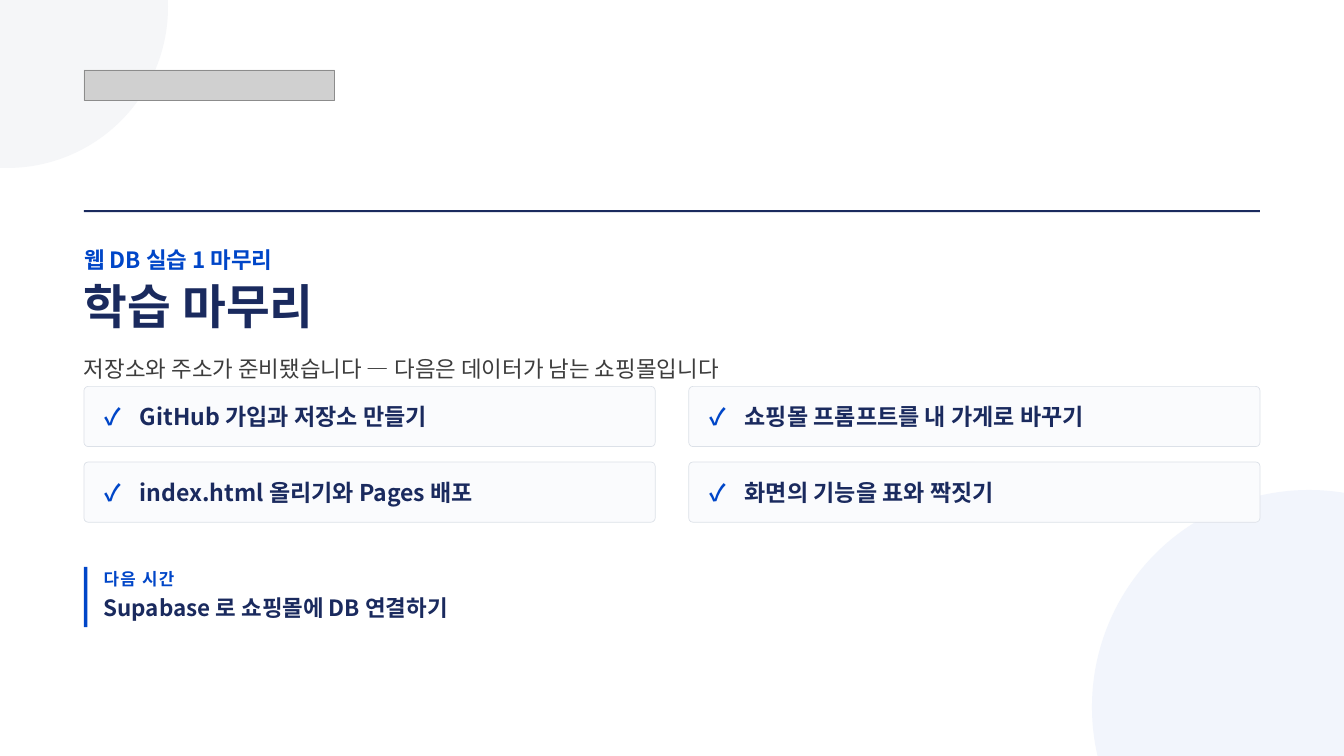
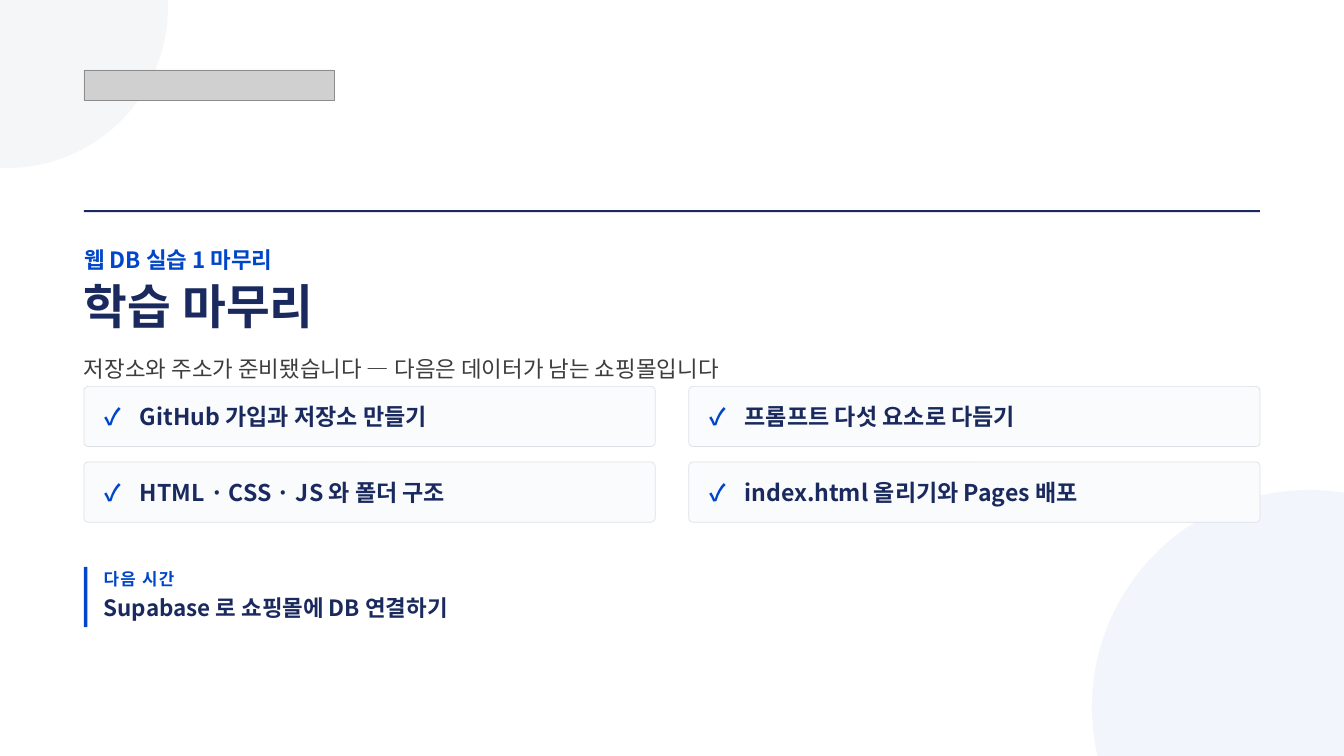
Before and after one commit to jungaistar/materials, a slide deck: slide 42 of koreatech-db/webdb/웹DB실습1_GitHub에_내_쇼핑몰_올리기.pptx (slide 25 before the commit). Drawn at 1344x756 pixels with LibreOffice and Linux fonts; fonts in the diff are those of the drawing; grey boxes stand for pictures. Boxes give left, top, right and bottom in pixels: in the first picture for what was removed or moved away, otherwise in the second. Text is boxed around its words. In the diff, an @@ line names an element or a change of style, - is before the commit and + after.

Commit message:
koreatech-db 웹 DB 실습 강의안(그림 · 프롬프트 · 웹 구조 보강): 웹DB실습1_GitHub에_내_쇼핑몰_올리기.pptx

```diff
--- a/koreatech-db/webdb/웹DB실습1_GitHub에_내_쇼핑몰_올리기.pptx
+++ b/koreatech-db/webdb/웹DB실습1_GitHub에_내_쇼핑몰_올리기.pptx
@@ text at bbox=[745, 405, 1015, 427]: text changed @@
-쇼핑몰 프롬프트를 내 가게로 바꾸기
+프롬프트 다섯 요소로 다듬기
@@ text at bbox=[140, 481, 445, 503]: text changed @@
-index.html 올리기와 Pages 배포
+HTML · CSS · JS 와 폴더 구조
@@ text at bbox=[745, 481, 1077, 506]: text changed @@
-화면의 기능을 표와 짝짓기
+index.html 올리기와 Pages 배포
```
Also in this commit, not shown: 21 other slides changed, 17 slides added.
